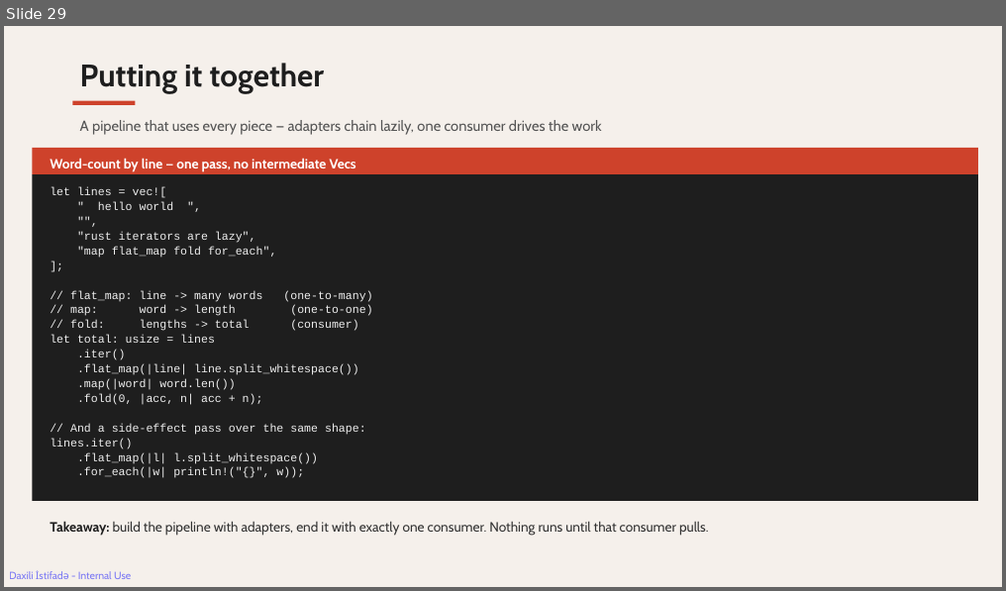
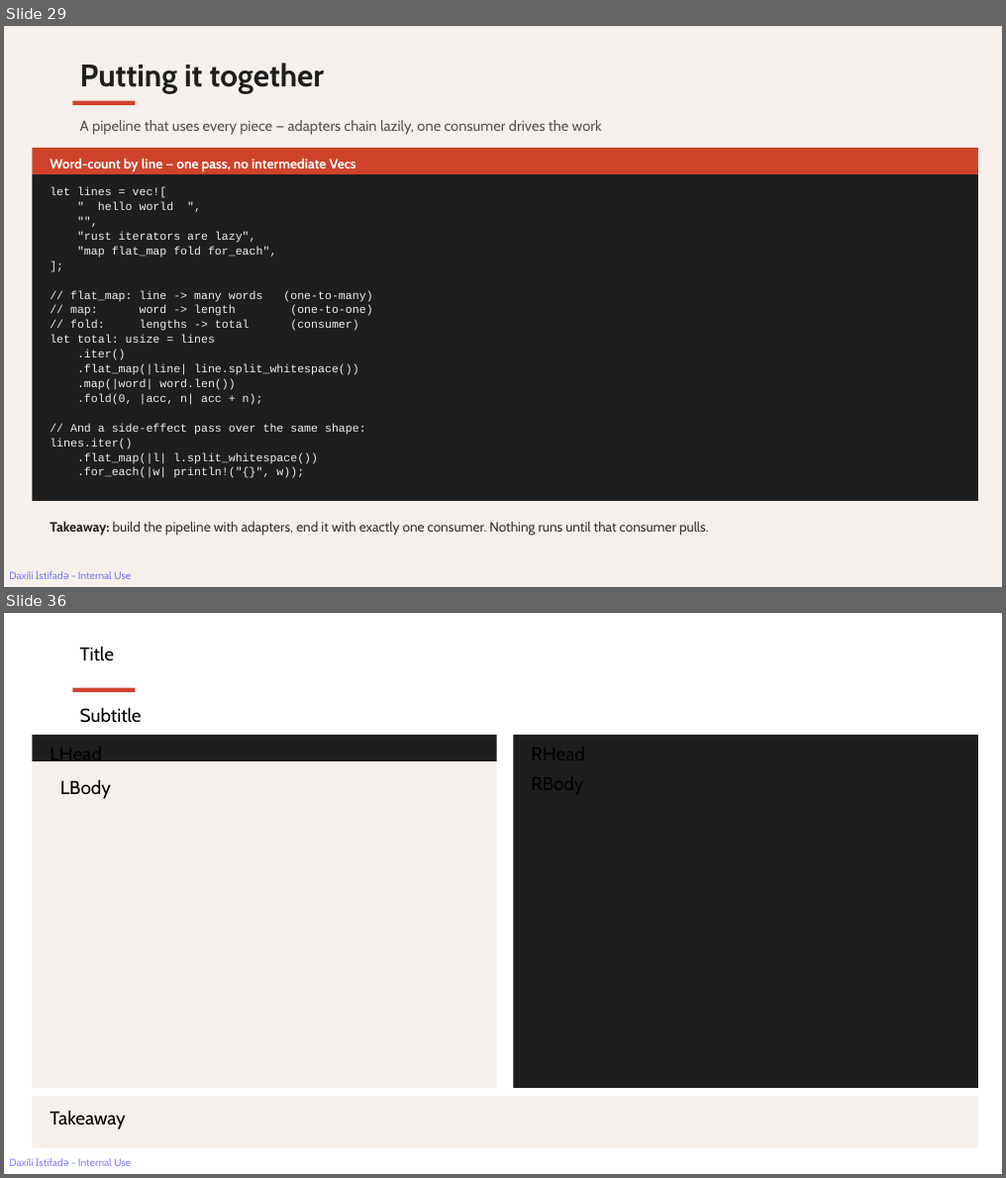
Before and after one commit to rahimahmedov/rust_vs_cpp, a slide deck: rust_friday_session.pptx. Shown one above the other, each under a label of ours: slide 29 before the commit, slides 29 and 36 after it; the slides between them are not shown. The pictures are 1006x591 and 1006x1178 pixels, drawn with LibreOffice and Linux fonts; fonts in the diff are those of the drawing. Boxes give left, top, right and bottom in pixels: in the first picture for what was removed or moved away, otherwise in the second. Text is boxed around its words. In the diff, an @@ line names an element or a change of style, - is before the commit and + after.

```diff
--- a/rust_friday_session.pptx
+++ b/rust_friday_session.pptx
@@ slide 36 added at [4,613,1002,1174], background #FFFFFF; not listed: 1 template element that a slide beside it also shows @@
@@ text added at [80,646,114,662], 18 pt, text #000000 @@
+Title
@@ rectangle added at [73,688,135,692], fill #CE422B @@
@@ text added at [80,707,142,723], 18 pt, text #000000 @@
+Subtitle
@@ rectangle added at [33,735,497,761], fill #1E1E1E @@
@@ rectangle added at [514,735,979,761], fill #1E1E1E @@
@@ rectangle added at [33,761,497,1088], fill #F5F0EB @@
@@ text added at [50,761,102,765], 18 pt, text #000000 @@
+LHead
@@ text added at [60,779,111,799], 18 pt, text #000000 @@
+LBody
@@ rectangle added at [514,761,979,1088], fill #1E1E1E @@
@@ rectangle added at [33,1096,979,1149], fill #F5F0EB @@
@@ text added at [50,1110,125,1130], 18 pt, text #000000 @@
+Takeaway
```
Also in this commit, not shown: 1 slide changed, 6 other slides added, 40 other files.
